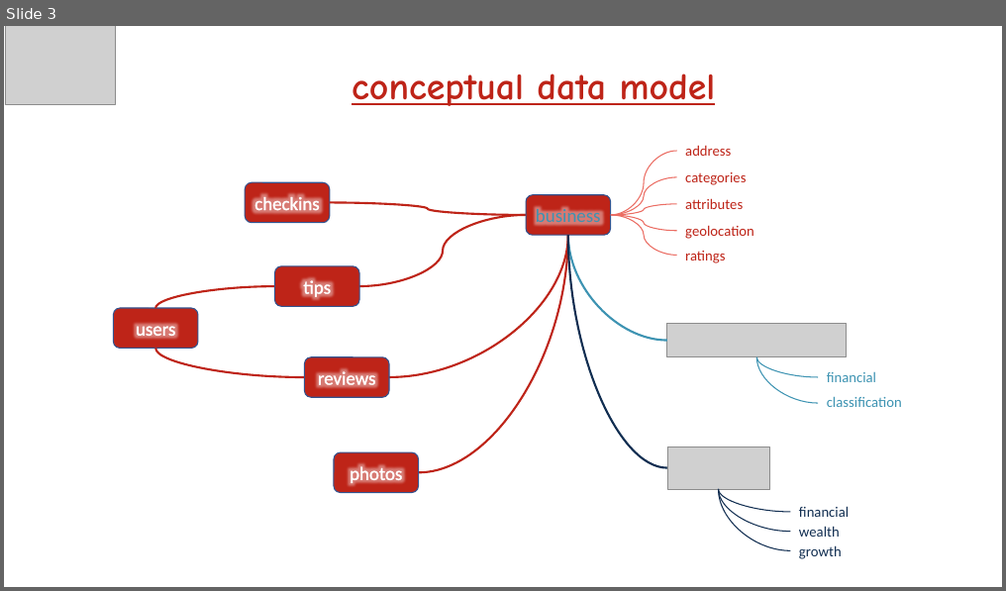
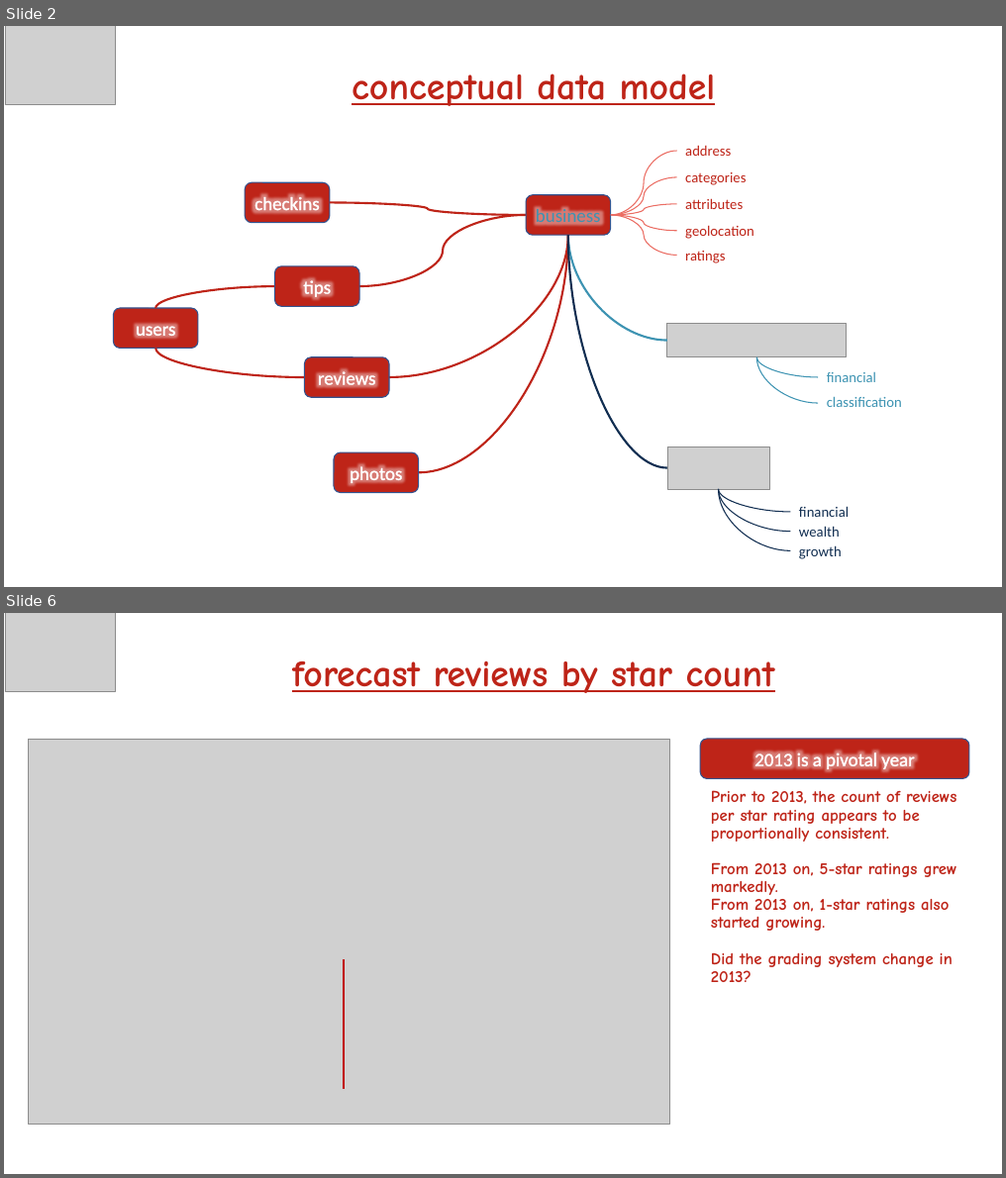
Before and after one commit to dev5680/DRTFinalProject, a slide deck: DRT_Thinking.pptx. Shown one above the other, each under a label of ours: slide 3 before the commit, slides 2 and 6 after it; the slides between them are not shown. The pictures are 1006x591 and 1006x1178 pixels, drawn with LibreOffice and Linux fonts; fonts in the diff are those of the drawing; grey boxes stand for pictures. Boxes give left, top, right and bottom in pixels: in the first picture for what was removed or moved away, otherwise in the second. Text is boxed around its words. In the diff, an @@ line names an element or a change of style, - is before the commit and + after.

```diff
--- a/DRT_Thinking.pptx
+++ b/DRT_Thinking.pptx
@@ slide 6 added at (4, 613, 1002, 1174), background #FFFFFF @@
@@ picture added at (5, 613, 115, 692) @@
@@ text added at (292, 662, 775, 693), 36 pt, text #BE2418, bold, underline @@
+forecast reviews by star count
@@ picture added at (28, 739, 670, 1125) @@
@@ rounded rectangle added at (700, 739, 969, 778), fill #BE2418, outline #325491 1 pt, 18 pt, text #FFFFFF @@
+2013 is a pivotal year
@@ text added at (711, 790, 957, 982), 16 pt, text #BE2418, bold @@
+Prior to 2013, the count of reviews per star rating appears to be proportionally consistent.
+From 2013 on, 5-star ratings grew markedly.
+From 2013 on, 1-star ratings also started growing.
+Did the grading system change in 2013?
@@ line added from (344, 959) to (344, 1090), #C00000 2 pt @@
@@ what was slide 3 is now slide 2 @@
```
Also in this commit, not shown: 9 slides changed, 2 other slides added, 2 slides removed.
